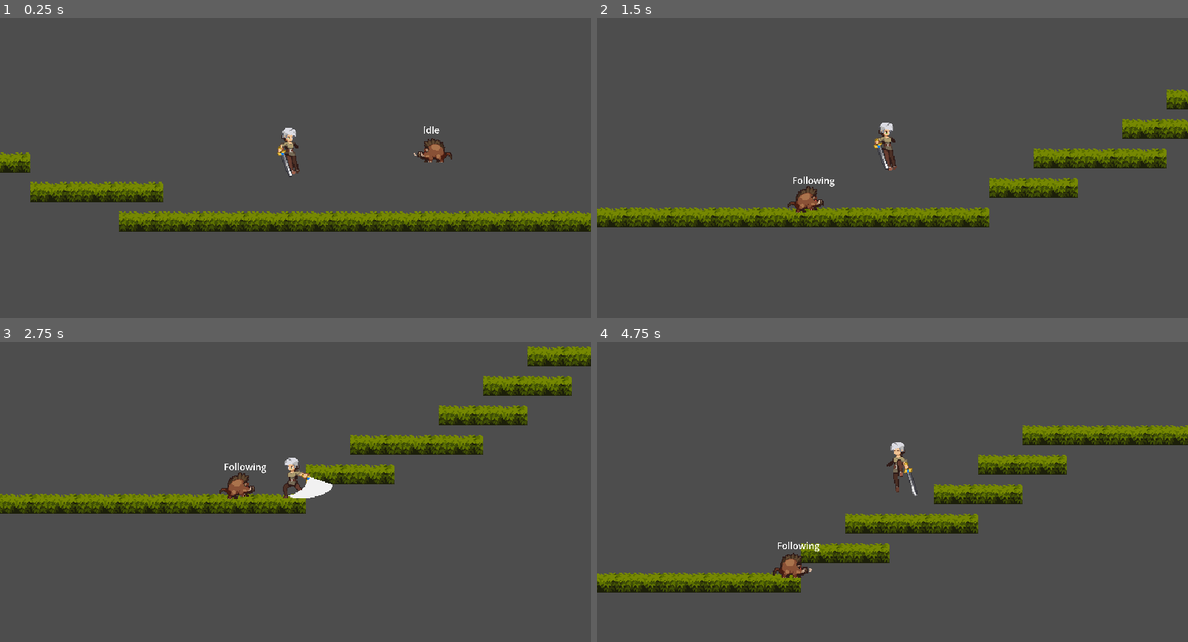
Above: before the commit, frames 1-4 (two rows, left to right).
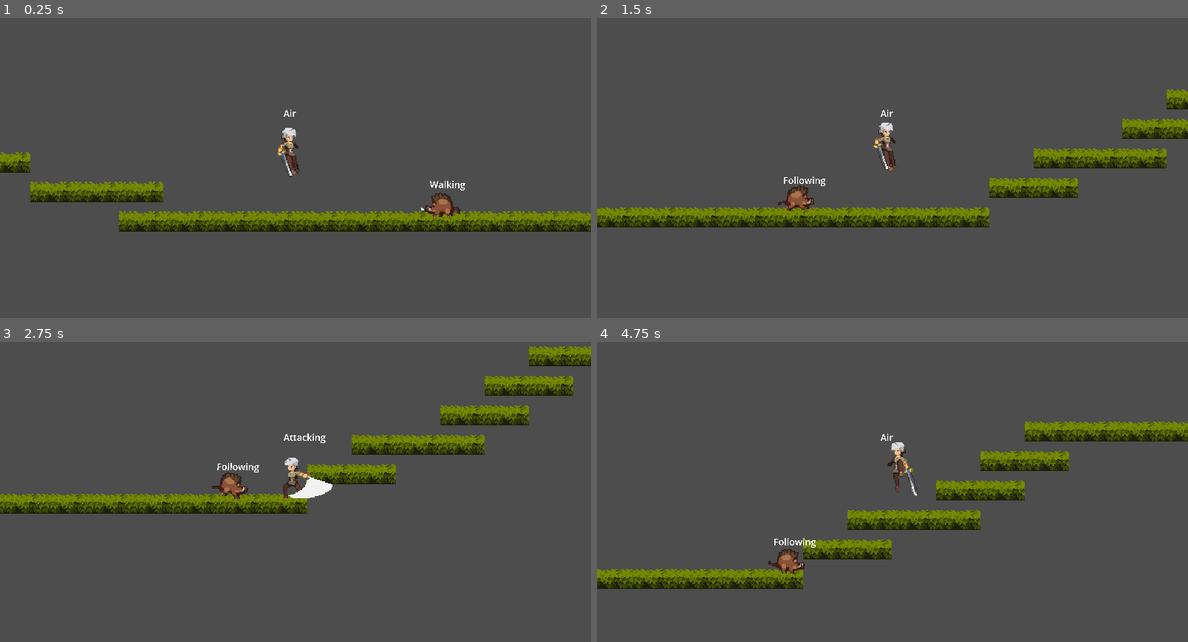
Above: after the commit, the same moments.

Repository: hatz2/blade-of-the-fallen
Game: Godot game, scene res://src/test_world/test_world.tscn
Same seed, same stepped clock (60 frames per second), same inputs: the game is played once before the commit and once after it.
Inputs:
- Up to frame 1 (0.25 s): no input
- Up to frame 2 (1.5 s): tap Enter (ui_accept) at 0.5 s; hold F (attack) 0.53-1.28 s; hold Right (run_right) from 0.53 s (still down); tap Up (jump) at 0.77 s; tap F (attack) at 1.35 s
- Up to frame 3 (2.75 s): tap Up (jump) at 1.52 s; release Right (run_right) at 2.03 s; hold Left (run_left) from 2.03 s (still down); hold F (attack) from 2.03 s (still down)
- Up to frame 4 (4.75 s): release Left (run_left) at 2.78 s; release F (attack) at 2.78 s; hold Right (run_right) 2.78-4.28 s; tap F (attack) at 2.85, 4.35 s; tap Up (jump) at 3.02, 3.77, 4.52 s; hold F (attack) 3.53-4.28 s; hold Left (run_left) from 4.28 s (still down)

The runs differ from the first frame. In frame 1, 0.7% of the frame differs, in the area x 48-79%, y 30-67%; in frame 2, 0.6%; in frame 3, 4.8%; in frame 4, 7.9%, in the area x 0-100%, y 26-84%.

Commit message:
Added player attack hit box

Diff:
--- a/src/monster/monster.gd
+++ b/src/monster/monster.gd
@@ -36,13 +36,10 @@
 	move_and_slide()
 
 func update_sprite_orientation():
-	var direction := global_position - _last_position
-	print("Position ", global_position)
-	print("Last pos: ", _last_position)
-	print(direction)
-	if (direction.x > 0):
+	var direction := global_position.x - _last_position.x
+	if (direction > 0):
 		sprite.flip_h = true
-	elif direction.x < 0:
+	elif direction < 0:
 		sprite.flip_h = false
 
 	_last_position = global_position
--- a/src/monster/monster.tscn
+++ b/src/monster/monster.tscn
@@ -5,7 +5,7 @@
 [ext_resource type="Script" path="res://src/monster/monster.gd" id="1_x7jo7"]
 [ext_resource type="Texture2D" uid="uid://1015p53d038r" path="res://assets/Legacy-Fantasy - High Forest 2.3/Mob/Boar/Run/Run-Sheet.png" id="2_rwokc"]
 [ext_resource type="Texture2D" uid="uid://bisjd50wnmuoa" path="res://assets/Legacy-Fantasy - High Forest 2.3/Mob/Boar/Walk/Walk-Base-Sheet.png" id="3_dpg0l"]
-[ext_resource type="Script" path="res://src/state_machine/state_machine.gd" id="6_6c1yp"]
+[ext_resource type="Script" path="res://src/monster/states/monster_state_machine.gd" id="6_fyg4p"]
 [ext_resource type="Script" path="res://src/monster/states/idle.gd" id="7_g746q"]
 [ext_resource type="Script" path="res://src/monster/states/walking.gd" id="8_7or5b"]
 [ext_resource type="Script" path="res://src/monster/debug_label.gd" id="9_1umje"]
@@ -13,7 +13,7 @@
 
 [sub_resource type="Curve2D" id="Curve2D_262s4"]
 _data = {
-"points": PackedVector2Array(0, 0, 0, 0, 0, 0, 0, 0, 0, 0, -80, 0, 0, 0, 0, 0, 0, 0)
+"points": PackedVector2Array(0, 0, 0, 0, 0, 0, 0, 0, 0, 0, -100, 0, 0, 0, 0, 0, 0, 0)
 }
 point_count = 3
 
@@ -180,15 +180,15 @@
 "speed": 6.0
 }]
 
-[sub_resource type="CapsuleShape2D" id="CapsuleShape2D_vx46o"]
-radius = 12.0
-height = 32.0
+[sub_resource type="RectangleShape2D" id="RectangleShape2D_60awq"]
+size = Vector2(27.0082, 39.0076)
 
 [sub_resource type="RectangleShape2D" id="RectangleShape2D_26osw"]
-size = Vector2(120, 35)
+size = Vector2(200, 30)
 
 [node name="Path2D" type="Path2D"]
 curve = SubResource("Curve2D_262s4")
+metadata/_edit_group_ = true
 
 [node name="PathFollow2D" type="PathFollow2D" parent="."]
 rotation = 0.00934552
@@ -204,14 +204,14 @@
 metadata/_edit_group_ = true
 
 [node name="CollisionShape2D" type="CollisionShape2D" parent="PathFollow2D/Monster"]
-position = Vector2(-3, 4)
+position = Vector2(-1.48592, 2.51391)
 rotation = 1.5708
-shape = SubResource("CapsuleShape2D_vx46o")
+shape = SubResource("RectangleShape2D_60awq")
 metadata/_edit_group_ = true
 
 [node name="StateMachine" type="Node" parent="PathFollow2D/Monster" node_paths=PackedStringArray("initial_state")]
-script = ExtResource("6_6c1yp")
-initial_state = NodePath("Idle")
+script = ExtResource("6_fyg4p")
+initial_state = NodePath("Walking")
 
 [node name="Idle" type="Node" parent="PathFollow2D/Monster/StateMachine" node_paths=PackedStringArray("walk_state", "animated_sprite")]
 script = ExtResource("7_g746q")
@@ -247,10 +247,9 @@
 state_machine = NodePath("../StateMachine")
 
 [node name="DetectionArea" type="Area2D" parent="PathFollow2D/Monster"]
+visible = false
 
 [node name="CollisionShape2D" type="CollisionShape2D" parent="PathFollow2D/Monster/DetectionArea"]
-position = Vector2(-2.59335, -0.298833)
-scale = Vector2(1, 1)
 shape = SubResource("RectangleShape2D_26osw")
 
 [connection signal="timeout" from="PathFollow2D/Monster/StateMachine/Idle/Timer" to="PathFollow2D/Monster/StateMachine/Idle" method="_on_timer_timeout"]
--- a/src/monster/states/following.gd
+++ b/src/monster/states/following.gd
@@ -33,7 +33,7 @@
 
 	monster_body.velocity = direction_to_move * speed
 
-	if monster_body.global_position - last_monster_pos == Vector2.ZERO: # we are not moving at all
+	if monster_body.global_position.x - last_monster_pos.x == 0: # we are not moving at all
 		animated_sprite.play("idle")
 	else:
 		animated_sprite.play(follow_animation)
--- /dev/null
+++ b/src/monster/states/monster_state_machine.gd
@@ -0,0 +1,9 @@
+class_name MonsterStateMachine
+extends StateMachine
+
+@onready var _follow_state := $Following
+
+func _on_detection_area_body_entered(body):
+	if body is Player:
+		# Change to follow state
+		on_transition(_follow_state)
--- a/src/player/player.gd
+++ b/src/player/player.gd
@@ -9,6 +9,7 @@
 @onready var sprite := $Sprite2D
 @onready var playback: AnimationNodeStateMachinePlayback = $AnimationTree.get("parameters/playback")
 @onready var state_machine: StateMachine = $StateMachine
+@onready var hit_area_col_shape: CollisionShape2D = $HitArea/CollisionShape2D
 
 func _physics_process(delta):
 	# Add the gravity.
@@ -26,7 +27,9 @@
 	if direction and state_machine.can_move():
 		velocity.x = direction * SPEED
 		# Update sprite direction
+		var sprite_last_orientation = sprite.flip_h
 		sprite.flip_h = direction == -1
+		_update_hit_box_orientation(sprite_last_orientation)
 	else:
 		velocity.x = move_toward(velocity.x, 0, SPEED)
 
@@ -34,3 +37,12 @@
 
 func _process(_delta):
 	pass
+
+func _update_hit_box_orientation(last_sprite_orientation: bool):
+	if last_sprite_orientation != sprite.flip_h:
+		hit_area_col_shape.position.x = hit_area_col_shape.position.x * -1
+
+
+
+func _on_hit_area_body_entered(body):
+	print(body.name)
--- a/src/player/player.tscn
+++ b/src/player/player.tscn
@@ -67,7 +67,7 @@
 
 [sub_resource type="AnimationNodeStateMachine" id="AnimationNodeStateMachine_bd5c0"]
 states/End/position = Vector2(779, 137)
-states/Start/position = Vector2(186, 137)
+states/Start/position = Vector2(185, 137)
 states/attack/node = SubResource("AnimationNodeAnimation_v8rb7")
 states/attack/position = Vector2(457, 42)
 states/falling/node = SubResource("AnimationNodeAnimation_1isu7")
@@ -132,6 +132,18 @@
 "update": 0,
 "values": [Vector2(-32, -40)]
 }
+tracks/4/type = "value"
+tracks/4/imported = false
+tracks/4/enabled = true
+tracks/4/path = NodePath("HitArea/CollisionShape2D:disabled")
+tracks/4/interp = 1
+tracks/4/loop_wrap = true
+tracks/4/keys = {
+"times": PackedFloat32Array(0),
+"transitions": PackedFloat32Array(1),
+"update": 1,
+"values": [true]
+}
 
 [sub_resource type="Animation" id="Animation_5iuqg"]
 resource_name = "attack"
@@ -183,6 +195,18 @@
 "transitions": PackedFloat32Array(1),
 "update": 0,
 "values": [Vector2(-48, -40)]
+}
+tracks/4/type = "value"
+tracks/4/imported = false
+tracks/4/enabled = true
+tracks/4/path = NodePath("HitArea/CollisionShape2D:disabled")
+tracks/4/interp = 1
+tracks/4/loop_wrap = true
+tracks/4/keys = {
+"times": PackedFloat32Array(0, 0.1, 0.2, 0.5, 0.6),
+"transitions": PackedFloat32Array(1, 1, 1, 1, 1),
+"update": 1,
+"values": [true, false, true, false, true]
 }
 
 [sub_resource type="Animation" id="Animation_bvr3q"]
@@ -461,8 +485,11 @@
 }
 
 [sub_resource type="CapsuleShape2D" id="CapsuleShape2D_82u4x"]
-radius = 6.0
+radius = 8.0
 height = 50.0
+
+[sub_resource type="RectangleShape2D" id="RectangleShape2D_r0gu2"]
+size = Vector2(35, 50)
 
 [node name="Player" type="CharacterBody2D"]
 script = ExtResource("1_yrp23")
@@ -515,7 +542,6 @@
 animation_tree = NodePath("../../AnimationTree")
 
 [node name="Label" type="Label" parent="." node_paths=PackedStringArray("state_machine")]
-visible = false
 offset_left = -13.0
 offset_top = -49.0
 offset_right = 2754.0
@@ -531,5 +557,13 @@
 shape = SubResource("CapsuleShape2D_82u4x")
 metadata/_edit_group_ = true
 
+[node name="HitArea" type="Area2D" parent="."]
+
+[node name="CollisionShape2D" type="CollisionShape2D" parent="HitArea"]
+position = Vector2(26.5, -1)
+shape = SubResource("RectangleShape2D_r0gu2")
+disabled = true
+
 [connection signal="animation_finished" from="AnimationTree" to="StateMachine/Landing" method="_on_animation_tree_animation_finished"]
 [connection signal="animation_finished" from="AnimationTree" to="StateMachine/Attacking" method="_on_animation_tree_animation_finished"]
+[connection signal="body_entered" from="HitArea" to="." method="_on_hit_area_body_entered"]
--- a/src/state_machine/state_machine.gd
+++ b/src/state_machine/state_machine.gd
@@ -2,7 +2,6 @@
 extends Node
 
 @export var initial_state: State
-@onready var _follow_state := $Following
 var current_state: State = null
 var _new_state: State = null
 
@@ -57,9 +56,3 @@
 
 func on_transition(new_state: State):
 	_new_state = new_state
-
-
-func _on_detection_area_body_entered(body):
-	if body is Player:
-		# Change to follow state
-		on_transition(_follow_state)
--- a/src/test_world/test_world.tscn
+++ b/src/test_world/test_world.tscn
@@ -1422,4 +1422,4 @@
 zoom = Vector2(3, 3)
 
 [node name="Monster" parent="." instance=ExtResource("3_huu0s")]
-position = Vector2(855, 452)
+position = Vector2(868, 543)
Not shown: 1 places in src/player/player.tscn that only renumber resources
